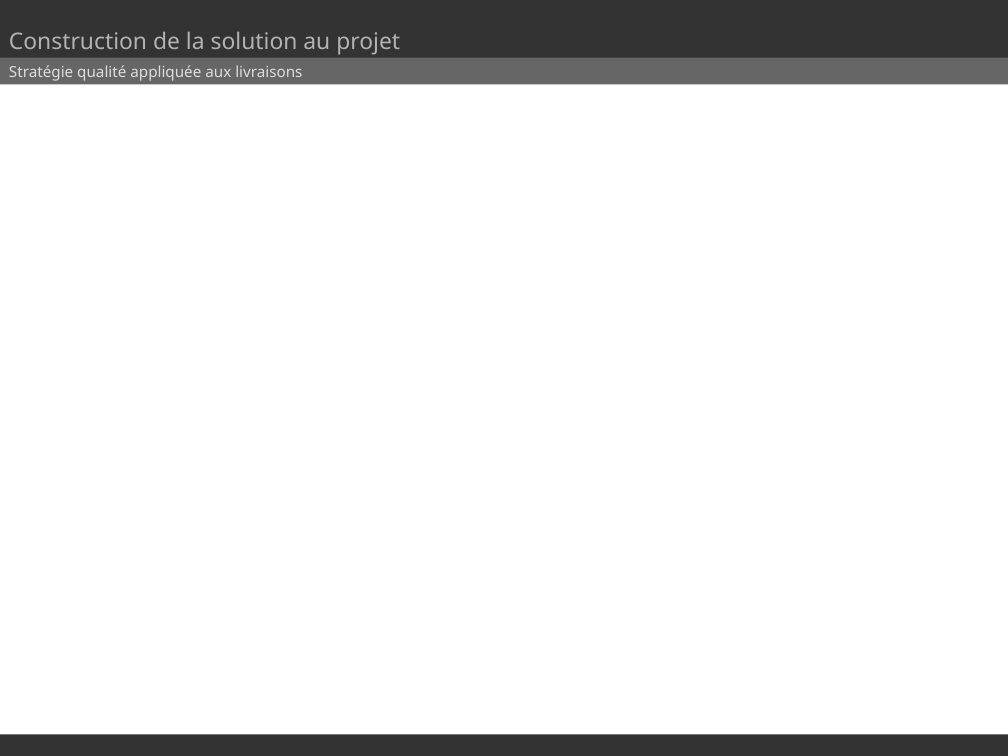
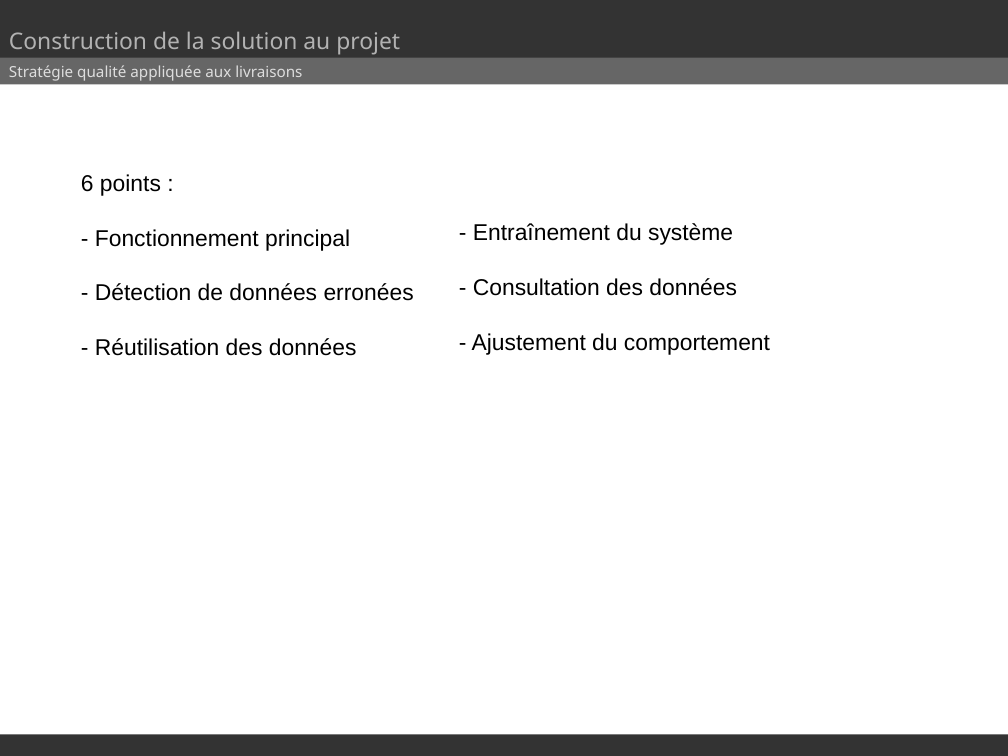
Before and after one commit to SmartLoggerManagement/SmartLogger, a slide deck: slide 9 of presentation.odp. Drawn at 1008x756 pixels with LibreOffice and Linux fonts; fonts in the diff are those of the drawing. Boxes give left, top, right and bottom in pixels: in the first picture for what was removed or moved away, otherwise in the second. Text is boxed around its words. In the diff, an @@ line names an element or a change of style, - is before the commit and + after.

Commit message:
stratégie qualité ajouté

```diff
--- a/presentation.odp
+++ b/presentation.odp
@@ text added at [81,174,414,356], 18 pt, text #000000 @@
+6 points :
+- Fonctionnement principal
+- Détection de données erronées
+- Réutilisation des données
@@ text added at [472,223,770,355], 18 pt, text #000000 @@
+- Entraînement du système
+- Consultation des données
+- Ajustement du comportement
```
